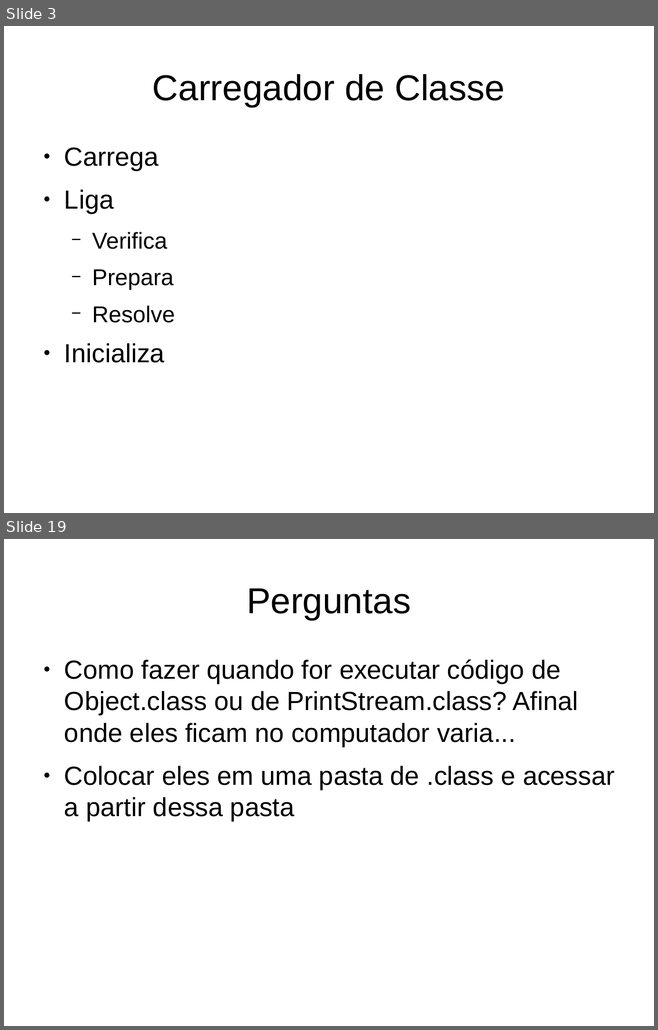
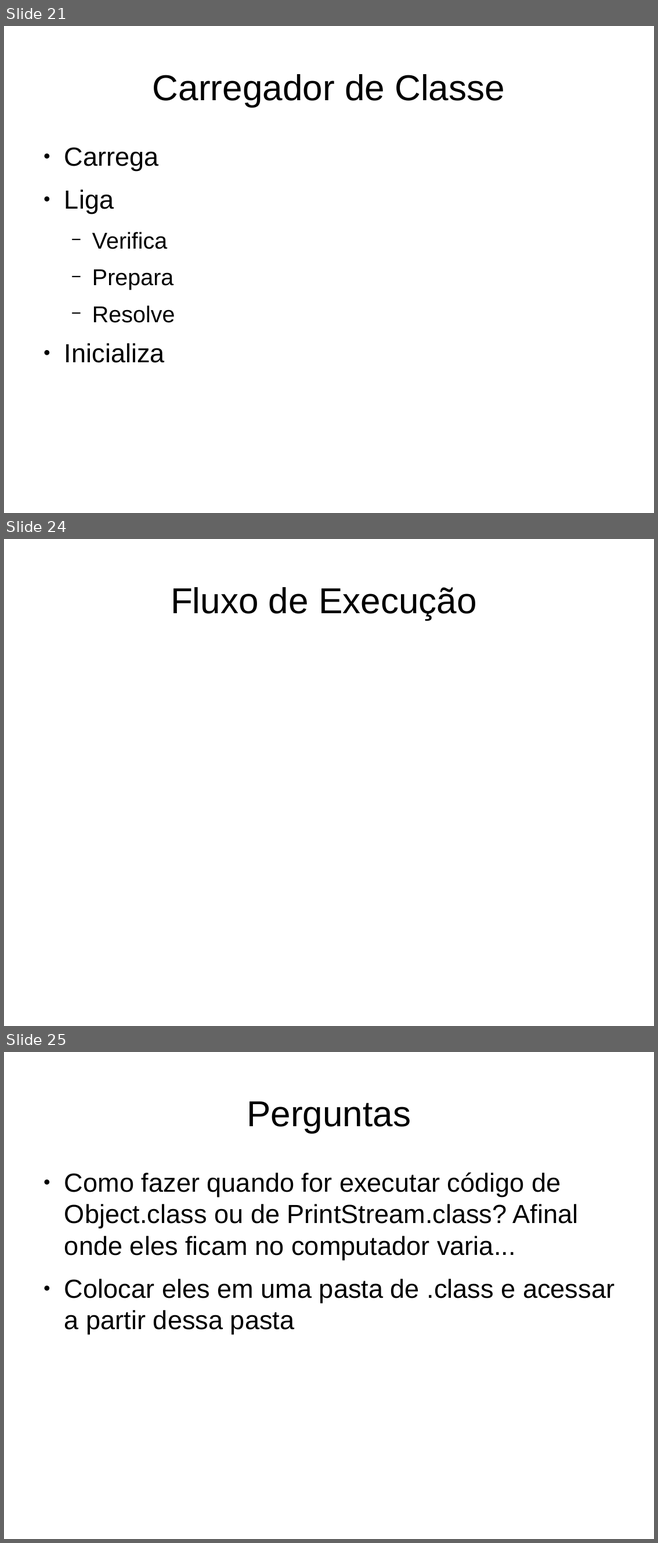
Before and after one commit to gabrielmm1234/jvm-sb, a slide deck: projetoLogico/apresentacao.odp. Shown one above the other, each under a label of ours: slides 3 and 19 before the commit, slides 21, 24 and 25 after it; the slides between them are not shown. The pictures are 658x1030 and 658x1543 pixels, drawn with LibreOffice and Linux fonts; fonts in the diff are those of the drawing. Boxes give left, top, right and bottom in pixels: in the first picture for what was removed or moved away, otherwise in the second. Text is boxed around its words. In the diff, an @@ line names an element or a change of style, - is before the commit and + after.

```diff
--- a/projetoLogico/apresentacao.odp
+++ b/projetoLogico/apresentacao.odp
@@ slide 24 added at bbox=[4, 539, 654, 1026], background #FFFFFF @@
@@ title added at bbox=[170, 587, 477, 620], 44 pt, text #000000 @@
+Fluxo de Execução
@@ what was slide 3 is now slide 21 @@
@@ what was slide 19 is now slide 25 @@
```
Also in this commit, not shown: 2 slides changed, 4 other slides added.
